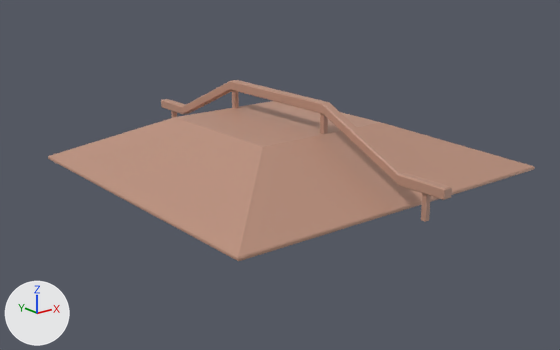
A saved change to the FBX model SnailBoarder/Assets/Models/Models_v02/mesh_skatePyramidSolo.fbx.
Camera for both pictures: a 50 mm lens placed at (-0.482, -0.609, 0.233), pointed at (-0.006, -0.013, -0.005). Arrows for +X, +Y and +Z are at lower left; the lights stay in place. Where no turn or scale is listed for an object, it has been applied to the vertices.

Names of what the first picture shows: 'mesh_skatePyramidSolo'.
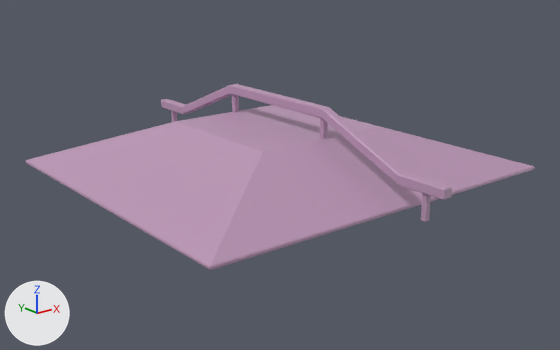
Pixel boxes [x1, y1, x2, y2] of what changed, in the pictures (560 x 350 px; the box of a moved part takes in the faces that stretch with it):
'mesh_skatePyramidSolo', reshaped
    before: [48, 80, 535, 261]
    after: [26, 84, 535, 270]
part 1 of me_mesh, moved or reshaped
    before: [48, 80, 534, 261]
    after: [26, 84, 534, 270]
part 2 of me_mesh, recoloured
    both: [161, 99, 535, 222]

Patch to the scene script:
```diff
--- a/SnailBoarder/Assets/Models/Models_v02/mesh_skatePyramidSolo.fbx.py
+++ b/SnailBoarder/Assets/Models/Models_v02/mesh_skatePyramidSolo.fbx.py
@@ mat_t_rampsnrails @@
+mat_t_rampsnrails = principled_material('T_RampsNRails')
+mat_t_rampsnrails.base_color = (0.5, 0.307, 0.47)  # pink #bc96b6
@@ me_mesh @@
 # used by ob_mesh_skatepyramidsolo; location = (0.0, 0.0, 0.0)
-me_mesh.from_pydata(...)  # 219 vertices, 240 faces; spans x -0.175..0.2, y -0.225..0.225, z 0.0..0.08
+me_mesh.from_pydata(...)  # 218 vertices, 240 faces; spans x -0.2..0.2, y -0.225..0.225, z 0.0..0.075
+# me_mesh part 1
+# 1 vertex is removed from x -0.175, y 0.175, z 0.0
+# 3 faces are deleted
+# 71 vertices in x -0.075..0.075, y -0.075..0.075, z 0.05..0.08 move by (0.0, 0.0, -0.005)
+# 13 vertices in x -0.175..-0.174, y -0.175..0.175, z 0.0..0.003 move by (-0.025, 0.0, 0.0)
+# 3 vertices in x -0.175, y -0.174..0.174, z 0.004 move by (-0.024, 0.0, 0.0)
+# 3 new faces join them
+# me_mesh part 2: 237 faces spanning x -0.2..0.2, y -0.225..0.225, z 0.0..0.075 switch from mat_testmat2 (beige #bc907c) to mat_t_rampsnrails (pink #bc97b6)
```
